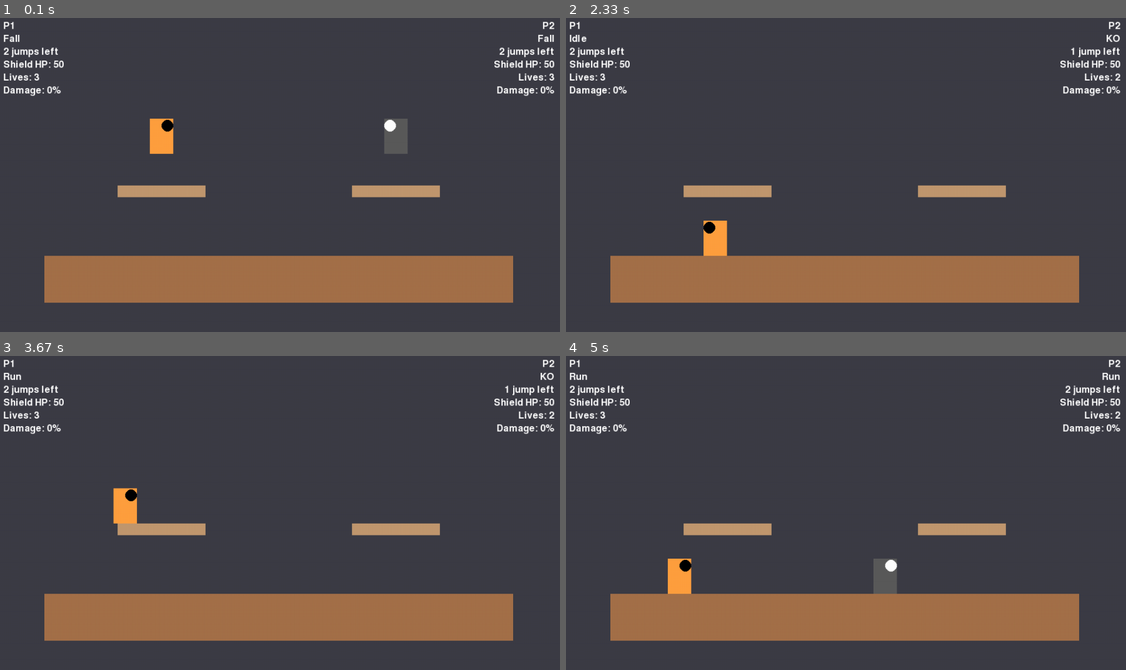
Above: before the commit, frames 1-4 (two rows, left to right).
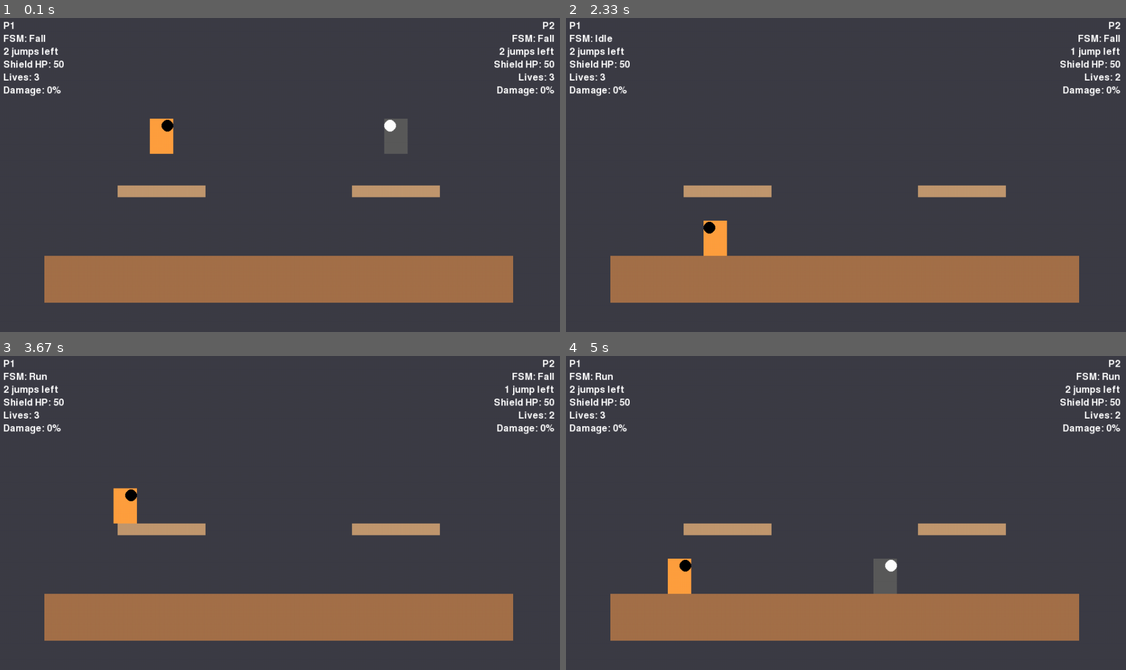
Above: after the commit, the same moments.

Repository: avidrucker/pycats
Game: pygame game, started from pycats/game.py
Same seed, same stepped clock (60 frames per second), same inputs: the game is played once before the commit and once after it.
Inputs:
- Up to frame 1 (0.1 s): no input
- Up to frame 2 (2.33 s): hold Right 0.33-0.8 s; hold Up 0.83-1.13 s; hold W 0.83-1.13 s; hold Right 1.17-1.63 s; hold D 1.17-1.63 s; hold Left 1.67-2.2 s; hold A 1.67-2.2 s
- Up to frame 3 (3.67 s): hold Left 2.57-2.97 s; hold A 2.57-2.97 s; hold Up 3-3.37 s; hold W 3-3.37 s; hold Right from 3.4 s (still down); hold D from 3.4 s (still down)
- Up to frame 4 (5 s): release Right at 4.03 s; release D at 4.03 s; hold Down 4.07-4.43 s; hold S 4.07-4.43 s; hold Left 4.47-4.93 s; hold A 4.47-4.93 s; hold Right from 4.97 s (still down); hold D from 4.97 s (still down)

The runs differ from the first frame. In frame 1, 0.2% of the frame differs, in the area x 1-96%, y 5-8%; in frame 2, 0.2%, in the area x 0-99%, y 5-8%; in frame 3, 0.2%; in frame 4, 0.2%.

Commit message:
fix render fsm state and not old state in hud, add docstring

Diff:
--- a/pycats/game.py
+++ b/pycats/game.py
@@ -117,15 +117,13 @@
 #### TODO: split off damage % and stock lives rendering so that they are rendering last and at the bottom left and right corners of the screen
 #### TODO: implement dev info bool flag that, when True, shows all infos, and when False, only shows what should be shown to players normally
 def draw_hud(p: Player, label, topright=False):
-    # state = p.state.name.capitalize() # TODO: restore this after implementing KO state
-    state = (
-        "KO" if not p.is_alive else p.state.name.capitalize()
-    )  # TODO: remove this after implementing KO state
+    """Draws the HUD for a player, showing their state, jumps left, shield HP, lives, and damage percent."""
+    fsm = f"FSM: {p.fsm.state.capitalize()}"
     jumps = f"{p.jumps_remaining} jump{'s' if p.jumps_remaining != 1 else ''} left"
     shield = f"Shield HP: {p.shield_hp}"
     stocks = f"Lives: {p.lives}"
     percent = f"Damage: {int(p.percent)}%"
-    for i, txt in enumerate((label, state, jumps, shield, stocks, percent)):
+    for i, txt in enumerate((label, fsm, jumps, shield, stocks, percent)):
         surf = font.render(txt, True, WHITE)  # TODO: replace magic vals w/ named vars
         pos = (
             (
